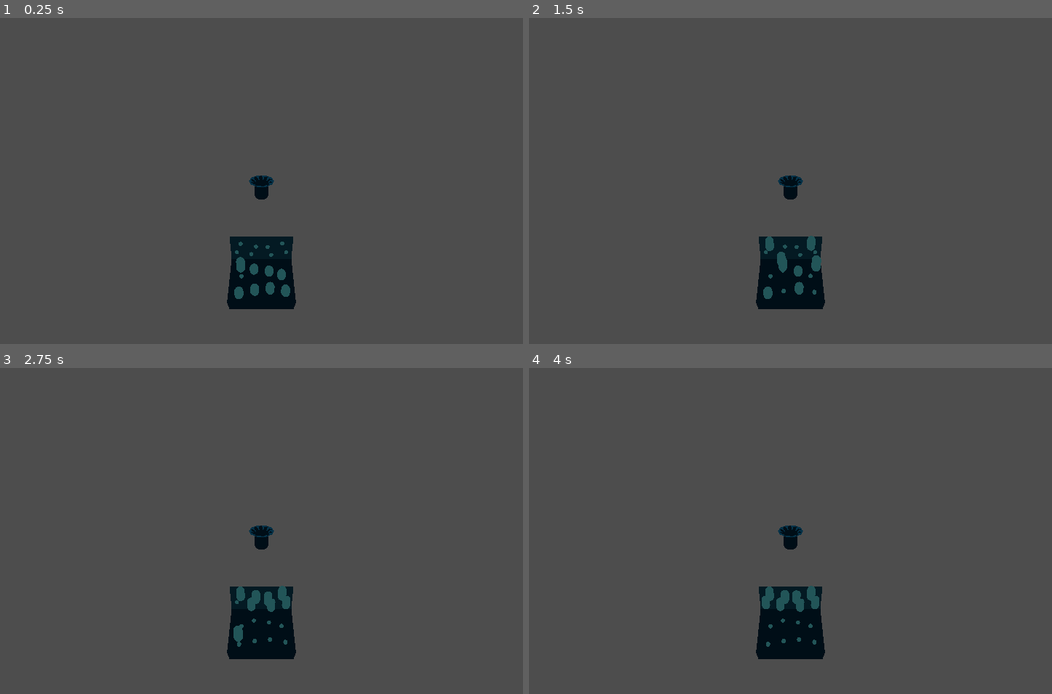
Above: before the commit, frames 1-4 (two rows, left to right).
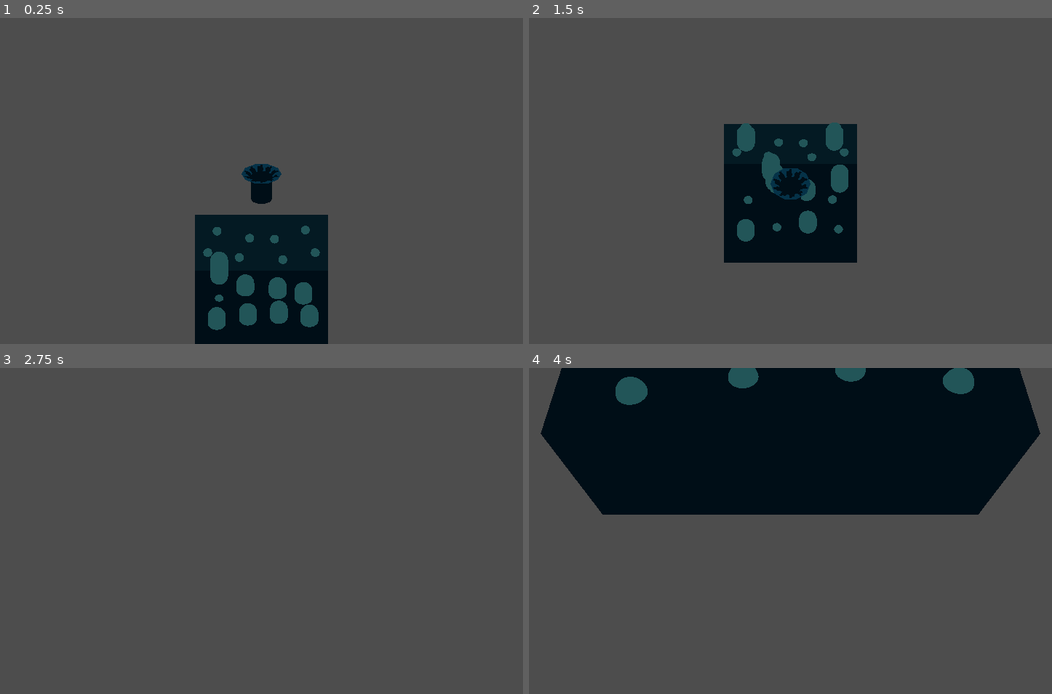
Above: after the commit, the same moments.

Repository: Wake1st/GomiMoni
Game: Godot game, scene res://testing/systems/test_staging_system.tscn
Same seed, same stepped clock (60 frames per second), same inputs: the game is played once before the commit and once after it. The project has no main scene, so this scene is started directly.
Inputs:
- Up to frame 1 (0.25 s): no input
- Up to frame 2 (1.5 s): tap Enter (ui_accept) at 0.5, 0.77, 0.8, 1.07, 1.35 s; hold Right (ui_right) 0.53-1.28 s; hold 1 0.53-1.28 s; hold Down (ui_down) from 1.28 s (still down)
- Up to frame 3 (2.75 s): tap Enter (ui_accept) at 1.52, 1.82, 2.3 s; tap 1 at 1.55 s; release Down (ui_down) at 2.03 s; hold Right (ui_right) from 2.03 s (still down); tap X (swap_character_next) at 2.1 s
- Up to frame 4 (4 s): release Right (ui_right) at 2.78 s; hold Up (ui_up) 2.78-3.53 s; tap Z (swap_character_prev) at 2.85 s; tap Enter (ui_accept) at 3.02, 3.32, 3.77, 3.8 s; tap 1 at 3.05 s; hold Left (ui_left) from 3.53 s (still down); hold 1 from 3.53 s (still down)

The runs differ from the first frame. In frame 1, 8.7% of the frame differs, in the area x 37-63%, y 44-100%; in frame 2, 12%; in frame 3, 2.9%; in frame 4, 42%, in the area x 2-98%, y 0-90%.
Error before the commit: Invalid type in function 'setup' in base 'Node3D (StagingSystem)'. Cannot convert argument 1 from Object to int. (res://testing/systems/test_staging_system.gd:…

Commit message:
much smoother, more contained transitioning

Diff:
--- a/common/level_container.gd
+++ b/common/level_container.gd
@@ -2,14 +2,23 @@
 extends Node3D
 
 
-signal level_finished
+signal level_closed
 signal main_selected
+
+@onready var camera: LevelCamera = $LevelCamera
 
 var highestLevelFinished: int = 0
 
 
+func _ready() -> void:
+	camera.transition_finished.connect(handle_camera_transition_finished)
+
+
+func open() -> void:
+	camera.open_transition()
+
 func run(levelNumber: int = -1) -> void:
-	print("run level: %s" % levelNumber)
+	print("running: %s" % levelNumber)
 
 	# if no number is given, play the next level
 	if levelNumber < 0:
@@ -18,8 +27,24 @@
 		print("setup given level: ", levelNumber)
 
 
-func finished() -> void:
-	print("finished level")
+func leave() -> void:
+	print("leaving level...")
+	camera.close_transition()
 
+
+func swap() -> void:
+	print("swapping levels...")
+
+	# despawn the current level
+
+	# increment level number
 	highestLevelFinished += 1
-	emit_signal("level_finished")
+
+	# setup the next level
+
+
+func handle_camera_transition_finished(isOpen: bool) -> void:
+	if isOpen:
+		run()
+	else:
+		emit_signal("level_closed")
--- a/common/level_container.tscn
+++ b/common/level_container.tscn
@@ -1,9 +1,12 @@
-[gd_scene load_steps=3 format=3 uid="uid://cihrsgpa8npn3"]
+[gd_scene load_steps=4 format=3 uid="uid://cihrsgpa8npn3"]
 
 [ext_resource type="Script" uid="uid://clp47c1fgusu1" path="res://common/level_container.gd" id="1_4etl1"]
 [ext_resource type="PackedScene" uid="uid://cyelose74sdkh" path="res://mechanics/goal.tscn" id="2_fxd30"]
+[ext_resource type="PackedScene" uid="uid://ndqlf6ku8fig" path="res://systems/cinema/level_camera.tscn" id="3_m56ld"]
 
 [node name="LevelContainer" type="Node3D"]
 script = ExtResource("1_4etl1")
 
 [node name="Goal" parent="." instance=ExtResource("2_fxd30")]
+
+[node name="LevelCamera" parent="." instance=ExtResource("3_m56ld")]
--- a/common/shop_container.gd
+++ b/common/shop_container.gd
@@ -6,12 +6,29 @@
 signal main_selected
 
 @onready var shop = $Shop
+@onready var camera: ShopCamera = $ShopCamera
+
+
+func _ready() -> void:
+	camera.transition_finished.connect(handle_camera_transition_finished)
 
 
 func open() -> void:
-	print("shop open!")
+	print("opening shop...")
+	camera.open_transition()
+
+
+func run() -> void:
+	print("running shop...")
 
 
 func close() -> void:
-	print("closing shop")
-	emit_signal("shop_closed")
+	print("closing shop...")
+	camera.close_transition()
+
+
+func handle_camera_transition_finished(isOpen: bool) -> void:
+	if isOpen:
+		run()
+	else:
+		emit_signal("shop_closed")
--- a/common/shop_container.tscn
+++ b/common/shop_container.tscn
@@ -1,10 +1,13 @@
-[gd_scene load_steps=3 format=3 uid="uid://dayffnlewvx3w"]
+[gd_scene load_steps=4 format=3 uid="uid://dayffnlewvx3w"]
 
 [ext_resource type="Script" uid="uid://dy05sro2ws5n3" path="res://common/shop_container.gd" id="1_0wdwb"]
 [ext_resource type="PackedScene" uid="uid://dsknet41108fj" path="res://ui/shop/shop.tscn" id="2_nf1p8"]
+[ext_resource type="PackedScene" uid="uid://cj2o4yxu4n0fa" path="res://systems/cinema/shop_camera.tscn" id="3_3lbrx"]
 
 [node name="ShopContainer" type="Node3D"]
 script = ExtResource("1_0wdwb")
 
 [node name="Shop" parent="." instance=ExtResource("2_nf1p8")]
-transform = Transform3D(3, 0, 0, 0, 3, 0, 0, 0, 3, 0, 0, 0)
+transform = Transform3D(3, 0, 0, 0, 3, 0, 0, 0, 3, 0, 0, -10)
+
+[node name="ShopCamera" parent="." instance=ExtResource("3_3lbrx")]
--- /dev/null
+++ b/systems/cinema/level_camera.gd
@@ -0,0 +1,62 @@
+class_name LevelCamera
+extends Node3D
+
+
+signal transition_finished(isOpen: bool)
+
+const CAMERA_LOOK: Vector3 = Vector3(0,0,-0.1)
+const OPENED_SIZE: float = 22.
+const CLOSED_SIZE: float = 0.6
+const OPENED_POSITION_Z: float = 20.0
+const CLOSED_POSITION_Z: float = 0.0
+const SLIDE_DURATION: float = 1.2
+const ZOOM_DURATION: float = 0.8
+
+@onready var camera = $Camera
+
+var levelTween: Tween
+var isSliding: bool = false
+
+
+func _ready() -> void:
+	camera.current = true
+	camera.size = OPENED_SIZE
+	camera.position.z = OPENED_POSITION_Z
+
+
+func _process(_delta):
+	if isSliding:
+		camera.look_at(CAMERA_LOOK)
+
+
+func open_transition() -> void:
+	# first, ensure this is the live camera
+	camera.current = true
+
+	# zoom out of the goal
+	levelTween = create_tween()
+	levelTween.tween_property(camera, "size", OPENED_SIZE, ZOOM_DURATION)
+	levelTween.tween_callback(func(): isSliding = true)
+
+	# move camera away from the goal
+	levelTween.tween_property(camera, "position:z", OPENED_POSITION_Z, SLIDE_DURATION)
+	levelTween.tween_callback(handle_transition_ended.bind(true))
+
+
+func close_transition() -> void:
+	print("closing level...")
+	# we need to look at the goal while we slide
+	isSliding = true
+
+	# move camera over the goal
+	levelTween = create_tween()
+	levelTween.tween_property(camera, "position:z", CLOSED_POSITION_Z, SLIDE_DURATION)
+	levelTween.tween_callback(func(): isSliding = false)
+
+	# zoom in on the goal
+	levelTween.tween_property(camera, "size", CLOSED_SIZE, ZOOM_DURATION)
+	levelTween.tween_callback(handle_transition_ended.bind(false))
+
+
+func handle_transition_ended(isOpen) -> void:
+	emit_signal("transition_finished", isOpen)
--- /dev/null
+++ b/systems/cinema/level_camera.tscn
@@ -0,0 +1,12 @@
+[gd_scene load_steps=2 format=3 uid="uid://ndqlf6ku8fig"]
+
+[ext_resource type="Script" uid="uid://cp5q4nta5nwh0" path="res://systems/cinema/level_camera.gd" id="1_eudqx"]
+
+[node name="LevelCamera" type="Node3D"]
+script = ExtResource("1_eudqx")
+
+[node name="Camera" type="Camera3D" parent="."]
+transform = Transform3D(1, 0, 0, 0, 0.866026, 0.5, 0, -0.5, 0.866026, 0, 11, 20)
+projection = 1
+current = true
+size = 22.0
--- /dev/null
+++ b/systems/cinema/shop_camera.gd
@@ -0,0 +1,39 @@
+class_name ShopCamera
+extends Node3D
+
+
+signal transition_finished(isOpen: bool)
+
+const CLOSED_ROTATION_X: float = -PI/2
+const OPENED_ROTATION_X: float = -PI/12
+const ROTATION_DURATION: float = 1.2
+
+@onready var camera = $Camera
+
+var rotationTween: Tween
+
+
+func _ready() -> void:
+	camera.rotation.x = CLOSED_ROTATION_X
+
+
+func open_transition() -> void:
+	# first, ensure this is the live camera
+	camera.current = true
+
+	# tween where the camera looks
+	rotationTween = create_tween()
+	rotationTween.tween_property(camera, "rotation:x", OPENED_ROTATION_X, ROTATION_DURATION)
+	rotationTween.tween_callback(handle_transition_ended.bind(true))
+
+
+func close_transition() -> void:
+	print("closing shop...")
+	# tween where the camera looks
+	rotationTween = create_tween()
+	rotationTween.tween_property(camera, "rotation:x", CLOSED_ROTATION_X, ROTATION_DURATION)
+	rotationTween.tween_callback(handle_transition_ended.bind(false))
+
+
+func handle_transition_ended(isOpen: bool) -> void:
+	emit_signal("transition_finished", isOpen)
--- /dev/null
+++ b/systems/cinema/shop_camera.tscn
@@ -0,0 +1,11 @@
+[gd_scene load_steps=2 format=3 uid="uid://cj2o4yxu4n0fa"]
+
+[ext_resource type="Script" uid="uid://dhd032vnyvsyt" path="res://systems/cinema/shop_camera.gd" id="1_wrdea"]
+
+[node name="ShopCamera" type="Node3D"]
+script = ExtResource("1_wrdea")
+
+[node name="Camera" type="Camera3D" parent="."]
+transform = Transform3D(1, 0, 0, 0, 0.965926, 0.258819, 0, -0.258819, 0.965926, 0, 8.5, 0)
+fov = 40.0
+size = 22.0
--- a/systems/staging_system.gd
+++ b/systems/staging_system.gd
@@ -1,131 +1,31 @@
 class_name StagingSystem
 extends Node3D
-
-
-signal shop_opened
-signal level_opened
-
-const CAMERA_LEVEL_SIZE: float = 22.
-const CAMERA_SHIFT_SIZE: float = 0.6
-const CAMERA_SHOP_FOV: float = 40
-
-const PRE_SHIFT_TIME: float = 1.0
-const PRE_SHRINK_TIME: float = 0.8
-const SHIFT_TIME: float = 0.2
-const POST_SHRINK_TIME: float = 0.4
-const POST_SHIFT_TIME: float = 0.6
 
 @onready var levelContainer: LevelContainer = $LevelContainer
 @onready var shopContainer: ShopContainer = $ShopContainer
 
-@onready var follower: PathFollow3D = %Follower
-@onready var camera: Camera3D = %Camera
-
-var cameraLevelPosition: Vector3
-var cameraOverHolePosition: Vector3
-var cameraUnderHolePosition: Vector3
-var cameraShopPosition: Vector3
-
-var lookTween: Tween
-var sizeTween: Tween
-var transitionTime: float = PRE_SHIFT_TIME + SHIFT_TIME + POST_SHIFT_TIME
-var transitionTimer: float = 0.0
-var cameraDelay: float = transitionTime - PRE_SHRINK_TIME - POST_SHRINK_TIME
-var isGoingToShop: bool = false
-var isLeavingShop: bool = false
-
 
 func _ready() -> void:
-	# ensure camera looks at origin
-	camera.size = CAMERA_LEVEL_SIZE
-	camera.look_at(Vector3.ZERO)
-
 	# connect container signals
-	levelContainer.level_finished.connect(handle_level_finished)
+	levelContainer.level_closed.connect(handle_level_closed)
 	shopContainer.shop_closed.connect(handle_shop_closed)
 	levelContainer.main_selected.connect(handle_main_selected)
 	shopContainer.main_selected.connect(handle_main_selected)
 
 
-func _process(delta) -> void:
-	if isGoingToShop:
-		transitionTimer += delta
-		if transitionTimer < transitionTime:
-			var weight = lerp(0.0, transitionTime, transitionTimer)
-			follower.progress_ratio = weight
+func setup(levelNumber: int = -1) -> void:
+	levelContainer.run(levelNumber)
 
 
-func setup(levelNumber: int = -1) -> void:
-	levelContainer.open(levelNumber)
-
-
-func handle_level_finished() -> void:
-	transition_to_shop()
+func handle_level_closed() -> void:
+	print("level closed!")
+	shopContainer.open()
 
 
 func handle_shop_closed() -> void:
-	transition_to_level()
+	print("shop closed!")
+	levelContainer.open()
 
 
 func handle_main_selected() -> void:
 	print("main selected")
-
-
-func transition_to_shop() -> void:
-	isGoingToShop = true
-
-	# tween where the camera looks
-	lookTween = create_tween()
-	lookTween.tween_method(camera.look_at, Vector3.ZERO, Vector3.ZERO, PRE_SHIFT_TIME)
-	lookTween.tween_method(camera.look_at, Vector3.ZERO, Vector3.DOWN * 15, SHIFT_TIME)
-	lookTween.tween_method(camera.look_at, Vector3.DOWN * 15, Vector3(0,-15,-2), POST_SHIFT_TIME)
-
-	# tween the camera projection
-	sizeTween = create_tween()
-	sizeTween.tween_property(camera, "size", CAMERA_SHIFT_SIZE, PRE_SHRINK_TIME)
-	sizeTween.tween_interval(cameraDelay)
-	sizeTween.tween_callback(camera_flip_perspective.bind(true))
-	sizeTween.tween_property(camera, "fov", CAMERA_SHOP_FOV, POST_SHRINK_TIME)
-
-
-func transition_to_level() -> void:
-	isLeavingShop = true
-
-	# tween where the camera looks
-	lookTween = create_tween()
-	lookTween.tween_method(camera.look_at, Vector3(0,-15,-2), Vector3.UP * 15, POST_SHIFT_TIME)
-	lookTween.tween_method(camera.look_at, Vector3.UP * 15, Vector3.ZERO, SHIFT_TIME)
-	lookTween.tween_method(camera.look_at, Vector3.ZERO, Vector3.ZERO, PRE_SHIFT_TIME)
-
-	# tween the camera projection
-	sizeTween = create_tween()
-	sizeTween.tween_property(camera, "fov", 1, POST_SHRINK_TIME)
-	sizeTween.tween_callback(camera_flip_perspective.bind(false))
-	sizeTween.tween_interval(cameraDelay)
-	sizeTween.tween_property(camera, "size", CAMERA_LEVEL_SIZE, PRE_SHRINK_TIME)
-
-
-func camera_flip_perspective(toPerspective: bool) -> void:
-	if toPerspective:
-		camera.projection = Camera3D.PROJECTION_PERSPECTIVE
-		camera.fov = 1.0
-	else:
-		camera.projection = Camera3D.PROJECTION_ORTHOGONAL
-		camera.size = CAMERA_SHIFT_SIZE
-
-
-func open_shop() -> void:
-	# empty and reset current holder
-	var oldLevel = levelContainer.get_child(0)
-	levelContainer.remove_child(oldLevel)
-	levelContainer.global_rotation = Vector3.ZERO
-
-	# open the shop
-	shopContainer.open()
-	emit_signal("shop_opened")
-
-
-func run_level() -> void:
-	# run the next level
-	levelContainer.run()
-	emit_signal("level_opened")
--- a/systems/staging_system.tscn
+++ b/systems/staging_system.tscn
@@ -1,15 +1,8 @@
-[gd_scene load_steps=5 format=3 uid="uid://c2hl4snhbybv0"]
+[gd_scene load_steps=4 format=3 uid="uid://c2hl4snhbybv0"]
 
 [ext_resource type="Script" uid="uid://cu4omvjf0ib8i" path="res://systems/staging_system.gd" id="1_6eqpc"]
 [ext_resource type="PackedScene" uid="uid://cihrsgpa8npn3" path="res://common/level_container.tscn" id="2_q865c"]
 [ext_resource type="PackedScene" uid="uid://dayffnlewvx3w" path="res://common/shop_container.tscn" id="3_6sjan"]
-
-[sub_resource type="Curve3D" id="Curve3D_q865c"]
-_data = {
-"points": PackedVector3Array(0, 1, 6, 0, -1, -6, 0, 11, 20, 0, 8, 0, 0, -8, 0, 0, 3.00364, 0.0681191, 0, 0, 0, 0, -4, 0, 0, -8.16478, 0.0681191, 0, 0, -8, 0, 0, 8, 0, -12.6321, 16.1506),
-"tilts": PackedFloat32Array(0, 0, 0, 0)
-}
-point_count = 4
 
 [node name="StagingSystem" type="Node3D"]
 script = ExtResource("1_6eqpc")
@@ -18,15 +11,3 @@
 
 [node name="ShopContainer" parent="." instance=ExtResource("3_6sjan")]
 transform = Transform3D(1, 0, 0, 0, 1, 0, 0, 0, 1, 0, -20, 0)
-
-[node name="TransitionPath" type="Path3D" parent="."]
-curve = SubResource("Curve3D_q865c")
-
-[node name="Follower" type="PathFollow3D" parent="TransitionPath"]
-unique_name_in_owner = true
-transform = Transform3D(1, 0, 0, 0, 0.986392, 0.164399, 0, -0.164399, 0.986392, 0, 11, 20)
-
-[node name="Camera" type="Camera3D" parent="TransitionPath/Follower"]
-unique_name_in_owner = true
-transform = Transform3D(1, 0, 0, 0, 0.936442, 0.350824, 0, -0.350824, 0.936442, 0, 0, 0)
-size = 0.2
--- a/testing/systems/test_staging_system.gd
+++ b/testing/systems/test_staging_system.gd
@@ -4,26 +4,18 @@
 @onready var levelScene: PackedScene = preload("res://mechanics/goal.tscn")
 @onready var staging_system: StagingSystem = $StagingSystem
 
-var activeLevel
-var nextLevel
+var isAtShop: bool = false
 
 
 func _ready():
-	activeLevel = levelScene.instantiate()
-	nextLevel = levelScene.instantiate()
-	staging_system.setup(activeLevel)
-	staging_system.transition_finished.connect(handle_transition_finished)
+	staging_system.setup()
 
 
 func _input(_event):
-	if Input.is_action_just_pressed("ui_accept"):
-		staging_system.transition(nextLevel)
-
-
-func handle_transition_finished(oldLevel: Node3D) -> void:
-	print("Transition finished!")
-
-	oldLevel.queue_free()
-
-	activeLevel = nextLevel
-	nextLevel = levelScene.instantiate()
+	if Input.is_key_pressed(KEY_1):
+		if isAtShop:
+			staging_system.shopContainer.close()
+			isAtShop = false
+		else:
+			staging_system.levelContainer.leave()
+			isAtShop = true
--- a/testing/systems/test_staging_system.tscn
+++ b/testing/systems/test_staging_system.tscn
@@ -12,10 +12,6 @@
 script = ExtResource("1_vlbab")
 
 [node name="StagingSystem" parent="." instance=ExtResource("2_fdifp")]
-shrinkTime = 1.6
-flipTime = 0.4
-shiftTime = 0.2
-growTime = 1.8
 
 [node name="WorldEnvironment" type="WorldEnvironment" parent="."]
 environment = SubResource("Environment_vlbab")
Not shown, added: systems/cinema/level_camera.gd.uid
Not shown, added: systems/cinema/shop_camera.gd.uid
